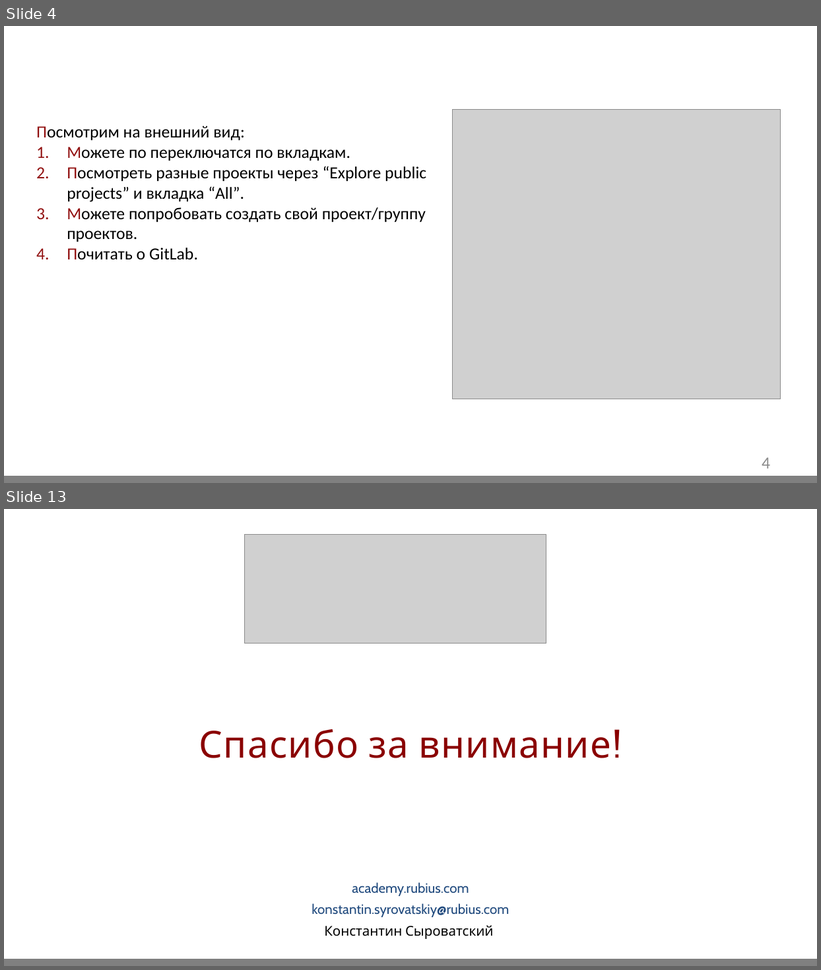
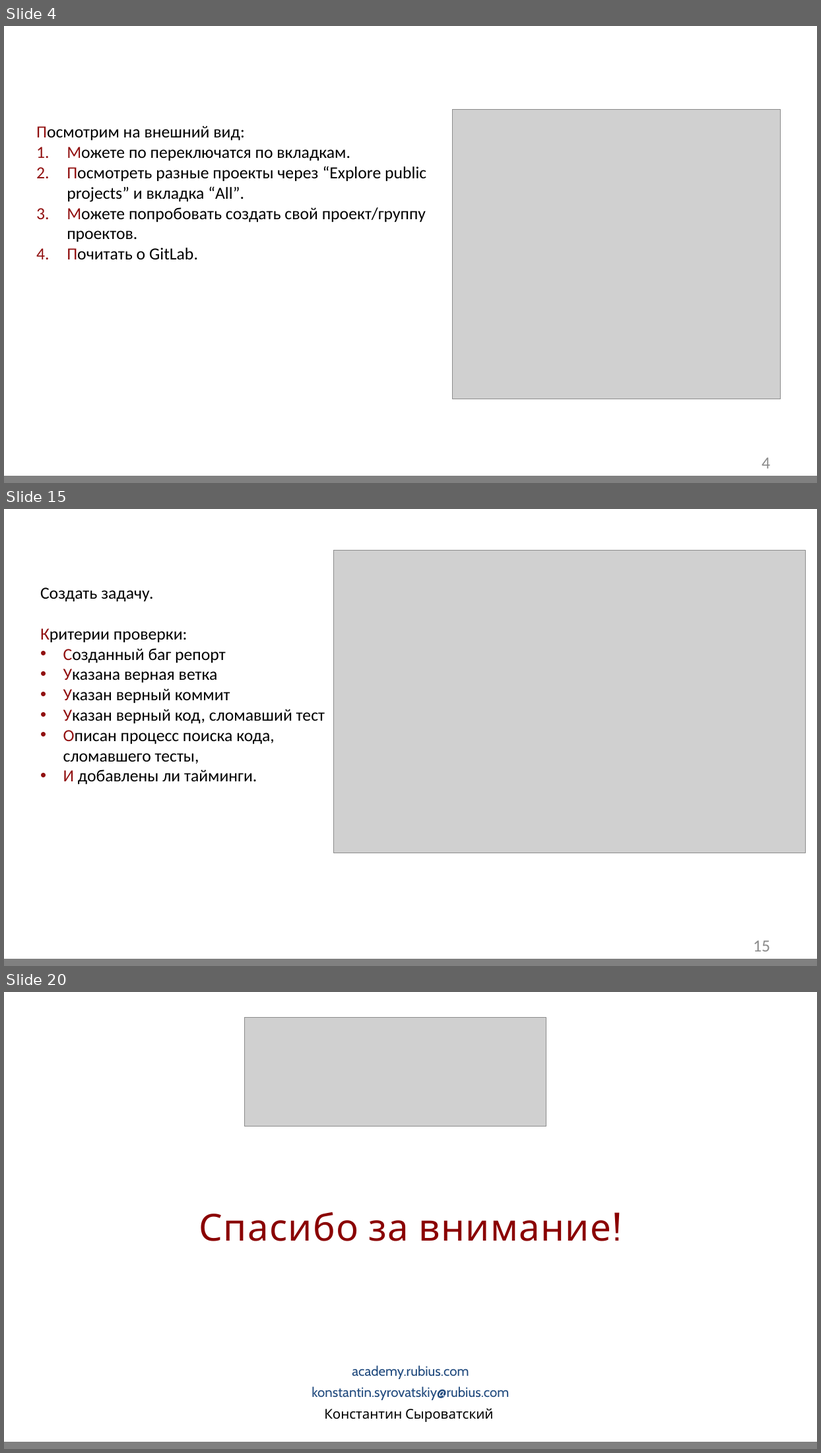
Before and after one commit to GidMaster/qa-courses, a slide deck: Home work.pptx. Shown one above the other, each under a label of ours: slides 4 and 13 before the commit, slides 4, 15 and 20 after it; the slides between them are not shown. The pictures are 821x970 and 821x1453 pixels, drawn with LibreOffice and Linux fonts; fonts in the diff are those of the drawing; grey boxes stand for pictures; background and template pictures are left out. Boxes give left, top, right and bottom in pixels: in the first picture for what was removed or moved away, otherwise in the second. Text is boxed around its words. In the diff, an @@ line names an element or a change of style, - is before the commit and + after.

```diff
--- a/Home work.pptx
+++ b/Home work.pptx
@@ slide 15 added at <box>4,509,817,966</box>, background #FFFFFF; not listed: 2 template elements that a slide beside it also shows @@
@@ picture added at <box>334,551,805,853</box> @@
@@ text added at <box>40,588,325,785</box>, 20 pt, text #000000 @@
+Создать задачу.
+Критерии проверки:
+• Созданный баг репорт
+• Указана верная ветка
+• Указан верный коммит
+• Указан верный код, сломавший тест
+• Описан процесс поиска кода, сломавшего тесты,
+• И добавлены ли тайминги.
@@ page number added at <box>753,941,770,952</box>, 20 pt, text #8C8C8C @@
+15
@@ what was slide 13 is now slide 20 @@
```
Also in this commit, not shown: 4 slides changed, 11 other slides added, 6 slides removed, 1 other file.
